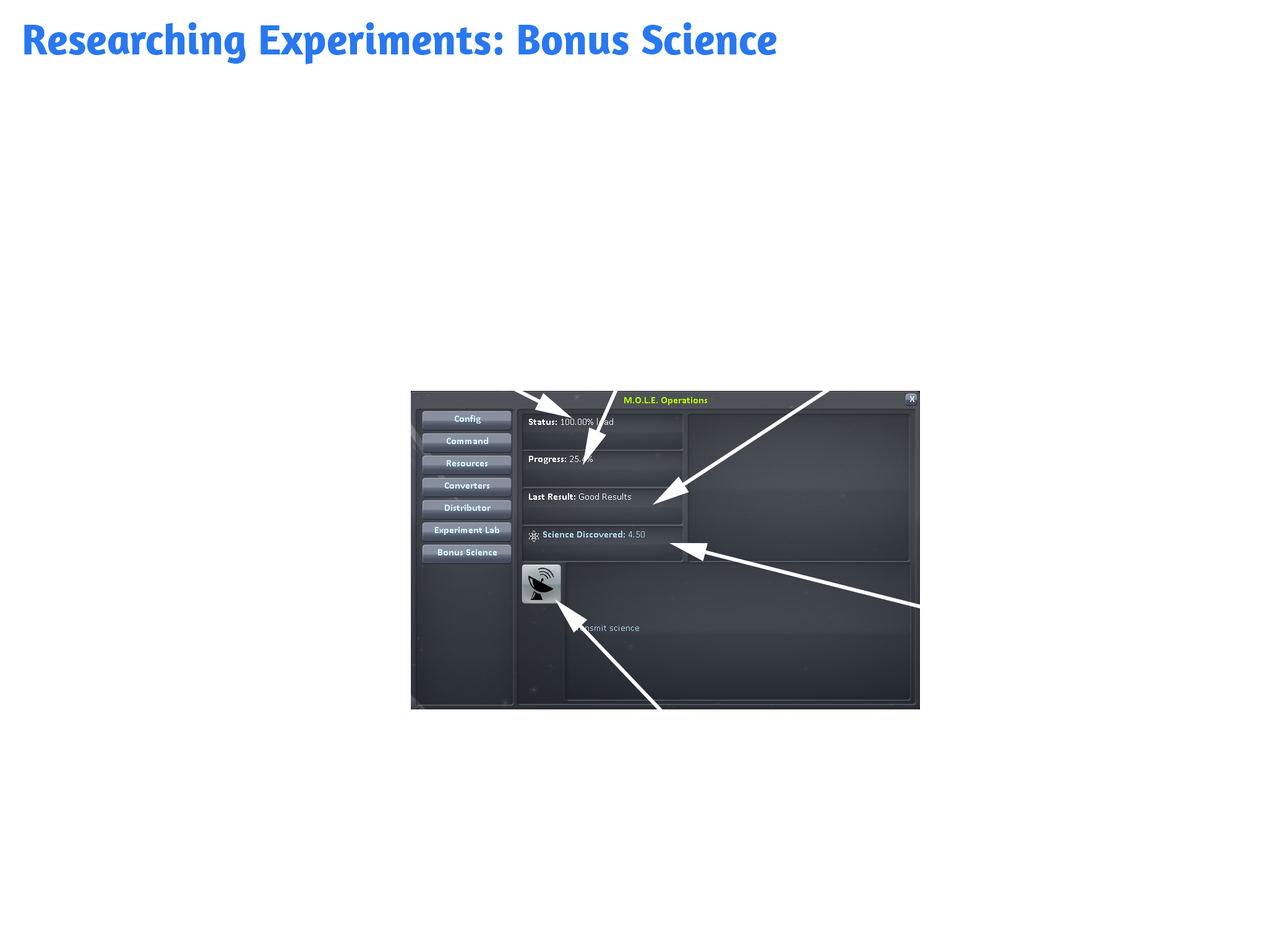
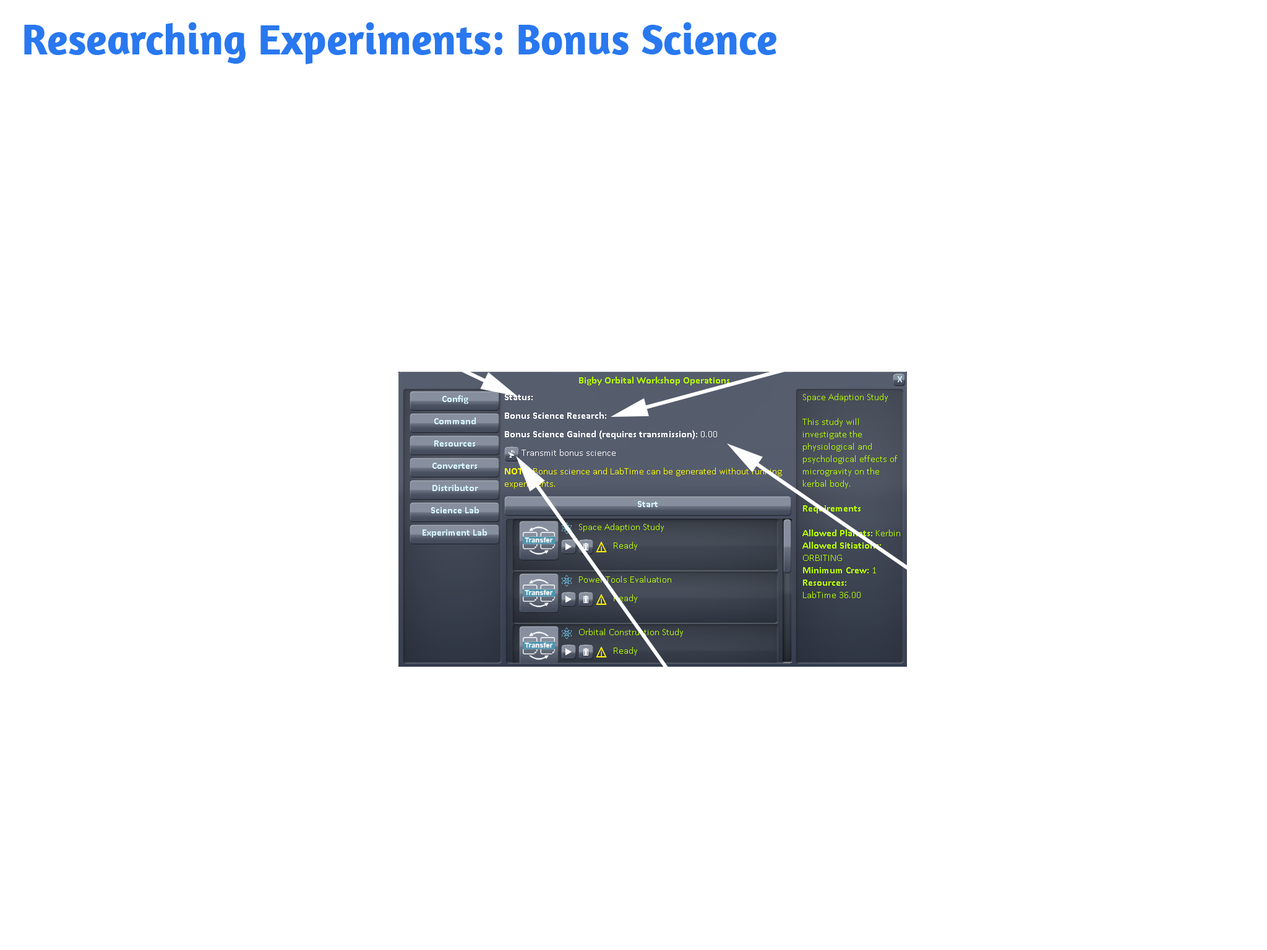
Layers edited between the first and the second 1267 × 950 image:
painted on "Shape 5" over [left=515, top=455, right=758, bottom=710]
painted on "Shape 4" over [left=669, top=443, right=920, bottom=632]
painted on "Shape 3" over [left=610, top=371, right=920, bottom=505]
removed layer "Shape 2" over [left=582, top=371, right=677, bottom=466]
painted on "Shape 1" over [left=398, top=371, right=573, bottom=419]
painted on "Layer 3" over [left=398, top=371, right=920, bottom=710]
